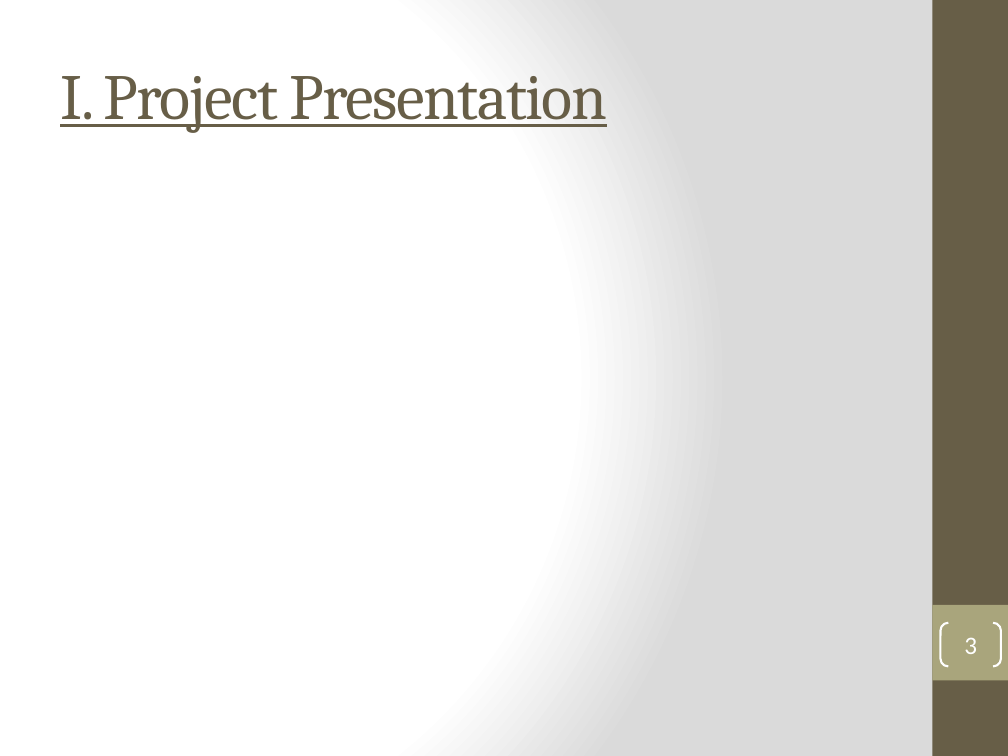
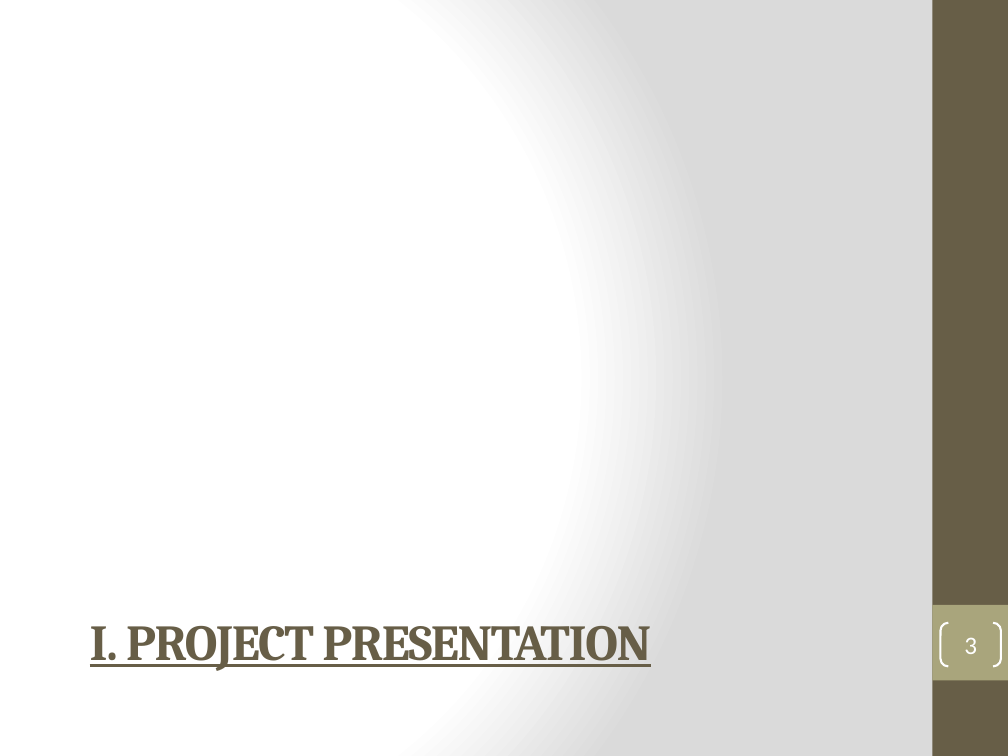
Before and after one commit to kiago/isepse2014, a slide deck: slide 3 of projects/dictionary/Project_Presentation.pptx. Drawn at 1008x756 pixels with LibreOffice and Linux fonts; fonts in the diff are those of the drawing. Boxes give left, top, right and bottom in pixels: in the first picture for what was removed or moved away, otherwise in the second. Text is boxed around its words. In the diff, an @@ line names an element or a change of style, - is before the commit and + after.

Commit message:
update project ppt

```diff
--- a/projects/dictionary/Project_Presentation.pptx
+++ b/projects/dictionary/Project_Presentation.pptx
@@ title "I. PROJECT PRESENTATION" at (x1=90, y1=626, x2=651, y2=671): vertical alignment middle to top @@
@@ title at (x1=90, y1=626, x2=651, y2=671): text changed; size 46 to 36 pt; bold on @@
-I. Project Presentation
+I. PROJECT PRESENTATION
```
Also in this commit, not shown: 4 other slides changed, 5 slides added.
